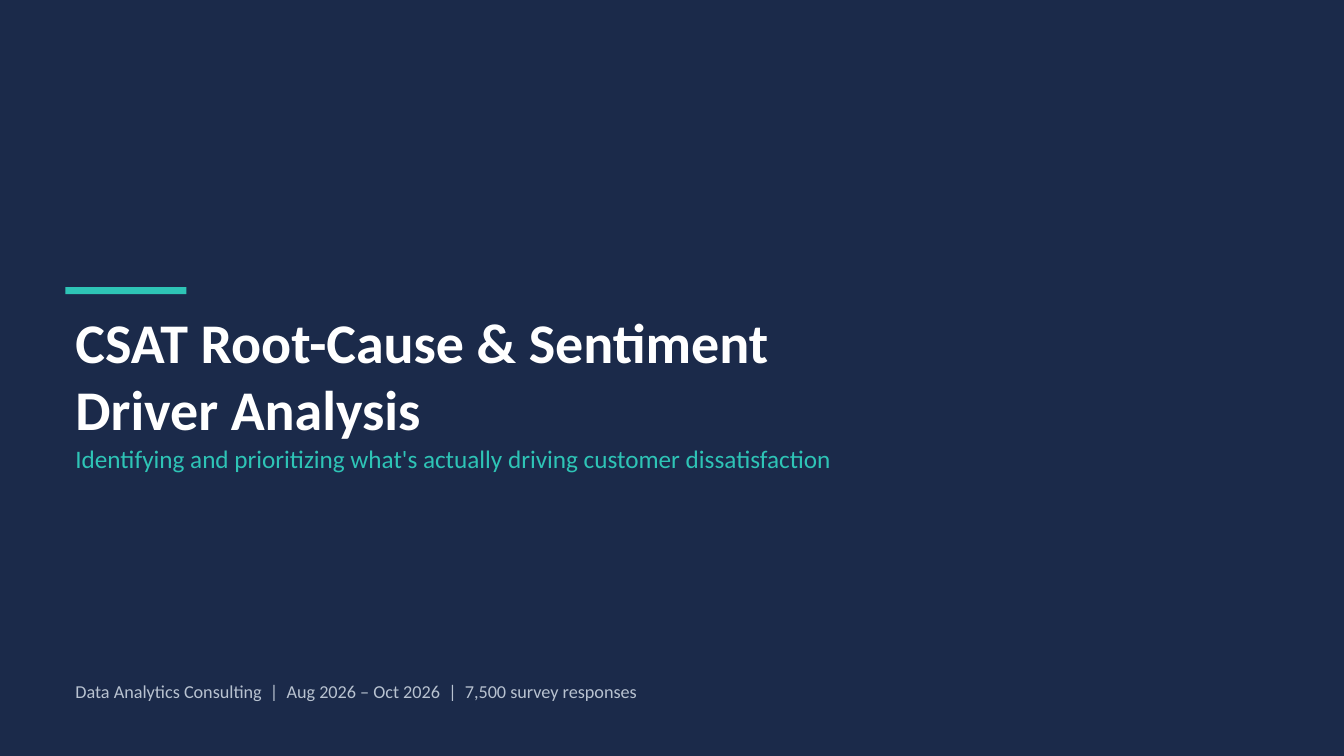
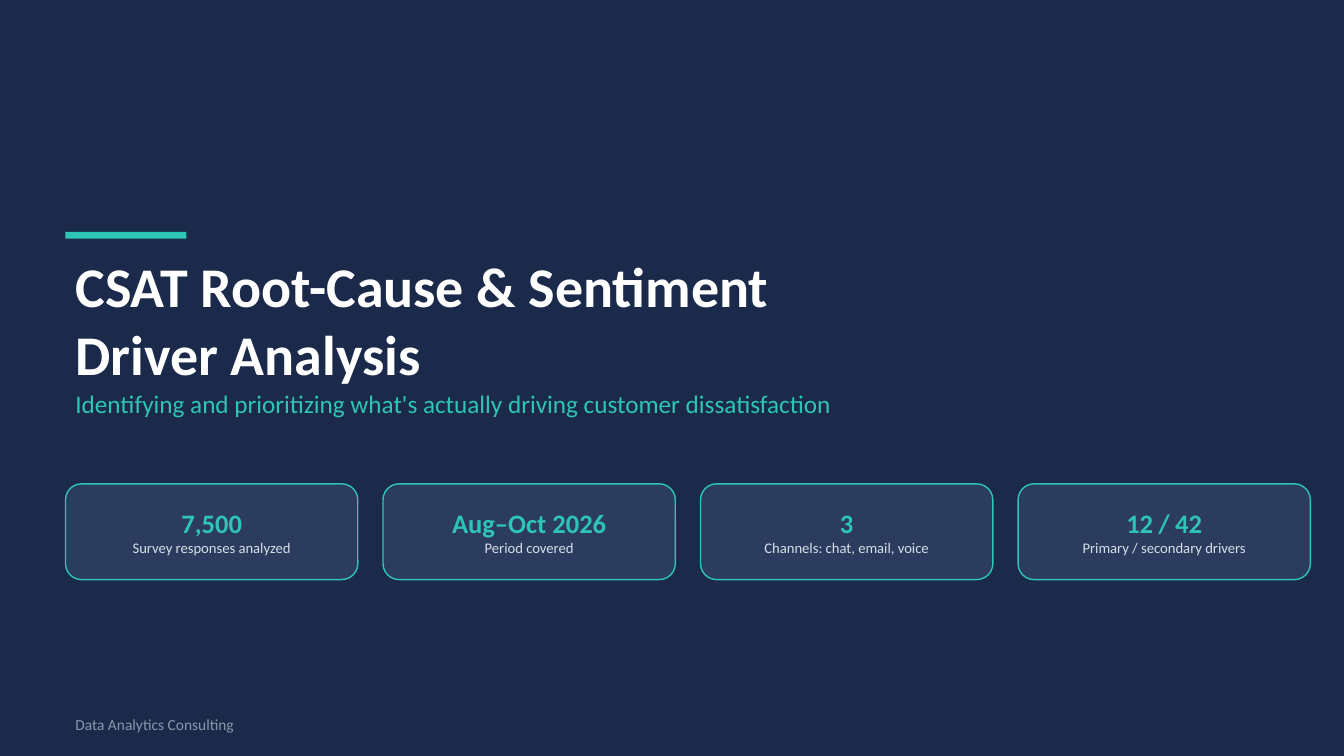
Before and after one commit to rameshpennam/ds-use-cases, a slide deck: slide 1 of usecase1_csat_nlp_rootcause/final_output/usecase1_csat_summary.pptx. Drawn at 1344x756 pixels with LibreOffice and Linux fonts; fonts in the diff are those of the drawing. Boxes give left, top, right and bottom in pixels: in the first picture for what was removed or moved away, otherwise in the second. Text is boxed around its words. In the diff, an @@ line names an element or a change of style, - is before the commit and + after.

```diff
--- a/usecase1_csat_nlp_rootcause/final_output/usecase1_csat_summary.pptx
+++ b/usecase1_csat_nlp_rootcause/final_output/usecase1_csat_summary.pptx
@@ 2 texts, 1 rectangle: place and size @@
-2 texts, 1 rectangle at bbox=[66, 287, 831, 473]
+2 texts, 1 rectangle at bbox=[66, 232, 831, 418]
@@ rounded rectangle added at bbox=[66, 484, 358, 580], fill #2B3C5E, outline #2EC4B6 1 pt, 10.5 pt, text #D7DEE8 @@
+7,500
+Survey responses analyzed
@@ rounded rectangle added at bbox=[383, 484, 676, 580], fill #2B3C5E, outline #2EC4B6 1 pt, 10.5 pt, text #D7DEE8 @@
+Aug–Oct 2026
+Period covered
@@ rounded rectangle added at bbox=[701, 484, 993, 580], fill #2B3C5E, outline #2EC4B6 1 pt, 10.5 pt, text #D7DEE8 @@
+3
+Channels: chat, email, voice
@@ rounded rectangle added at bbox=[1018, 484, 1311, 580], fill #2B3C5E, outline #2EC4B6 1 pt, 10.5 pt, text #D7DEE8 @@
+12 / 42
+Primary / secondary drivers
@@ text at bbox=[75, 719, 234, 733]: text changed; size 13 to 11 pt; text colour #B8C2D0 to #8A97AB @@
-Data Analytics Consulting | Aug 2026 – Oct 2026 | 7,500 survey responses
+Data Analytics Consulting
```
Also in this commit, not shown: 5 other slides changed, 19 other files.
